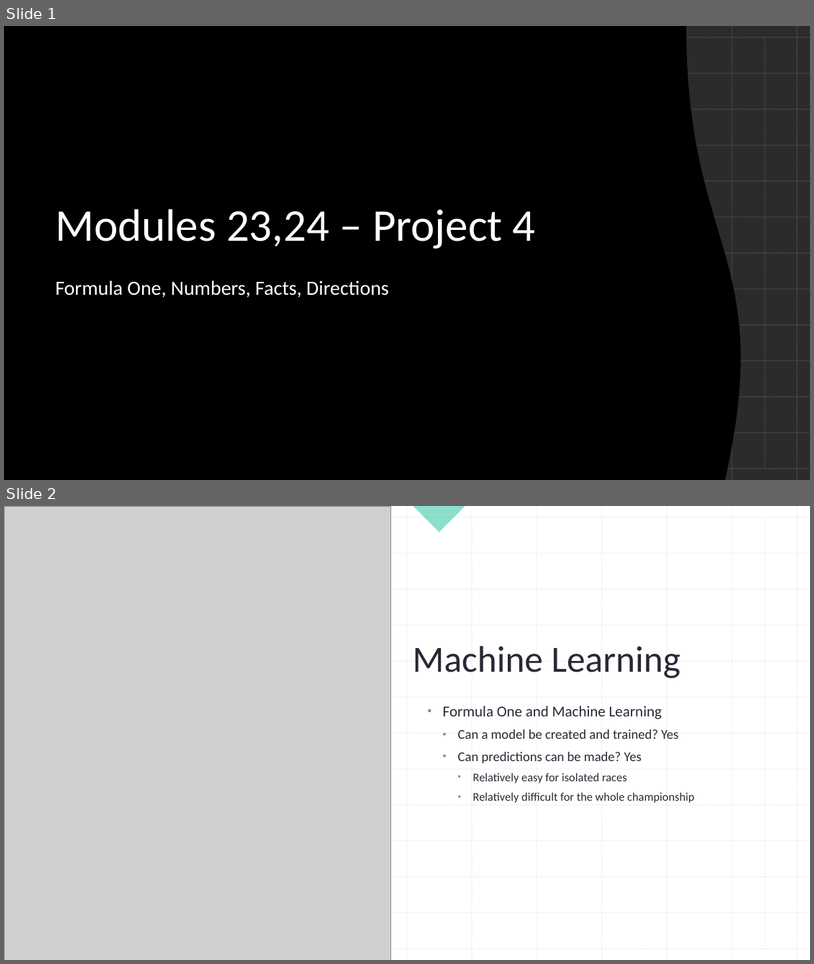
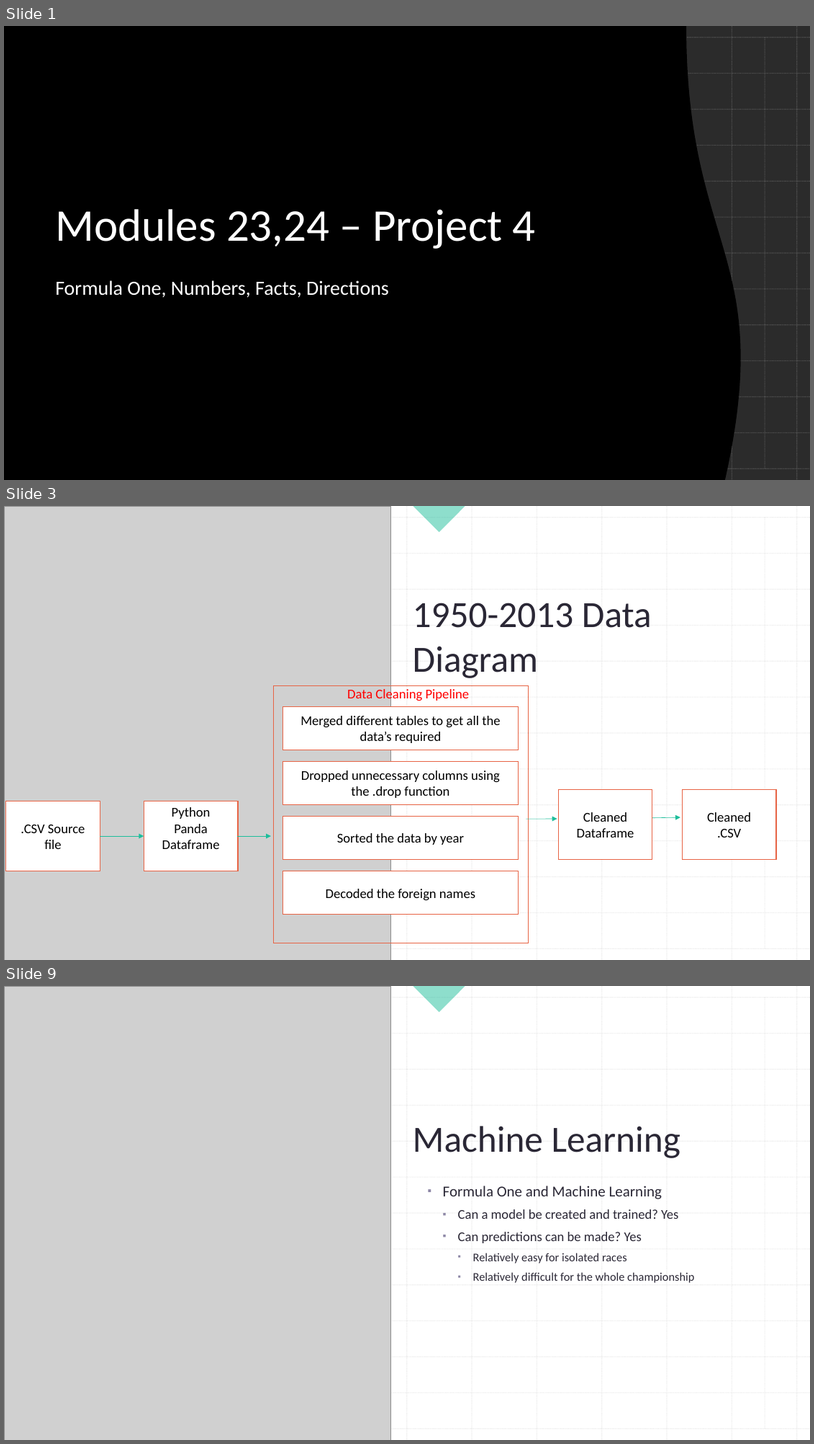
Before and after one commit to joseeneas/RB_Module_24_Project_04, a slide deck: Documents/Project 4 - Group 3 - ML .pptx. Shown one above the other, each under a label of ours: slides 1 and 2 before the commit, slides 1, 3 and 9 after it; the slides between them are not shown. The pictures are 814x964 and 814x1444 pixels, drawn with LibreOffice and Linux fonts; fonts in the diff are those of the drawing; grey boxes stand for pictures; background and template pictures are left out; a plain dark background stands for a picture behind light text. Boxes give left, top, right and bottom in pixels: in the first picture for what was removed or moved away, otherwise in the second. Text is boxed around its words. In the diff, an @@ line names an element or a change of style, - is before the commit and + after.

```diff
--- a/Documents/Project 4 - Group 3 - ML .pptx
+++ b/Documents/Project 4 - Group 3 - ML .pptx
@@ slide 3 added at <box>4,506,810,960</box>, background #FFFFFF; not listed: 27 template elements that a slide beside it also shows @@
@@ rectangle added at <box>4,506,810,960</box>, fill #FFFFFF @@
@@ picture added at <box>4,506,391,960</box> @@
@@ right triangle added at <box>413,506,466,532</box>, fill #1EBE9B at 50% opacity @@
@@ group added at <box>4,506,810,960</box>: 27 lines @@
@@ title added at <box>413,602,652,678</box>, 44 pt, text #2A2735 @@
+1950-2013 Data Diagram
@@ group added at <box>6,686,777,943</box>: 9 rectangles, 4 arrows, 1 text @@
+.CSV Source file
+Python
+Panda
+Dataframe
+Merged different tables to get all the data’s required
+Dropped unnecessary columns using the .drop function
+Sorted the data by year
+Decoded the foreign names
+Cleaned
+.CSV
+Cleaned
+Dataframe
+Data Cleaning Pipeline
@@ what was slide 2 is now slide 9 @@
```
Also in this commit, not shown: 6 other slides added, 1 other file.
